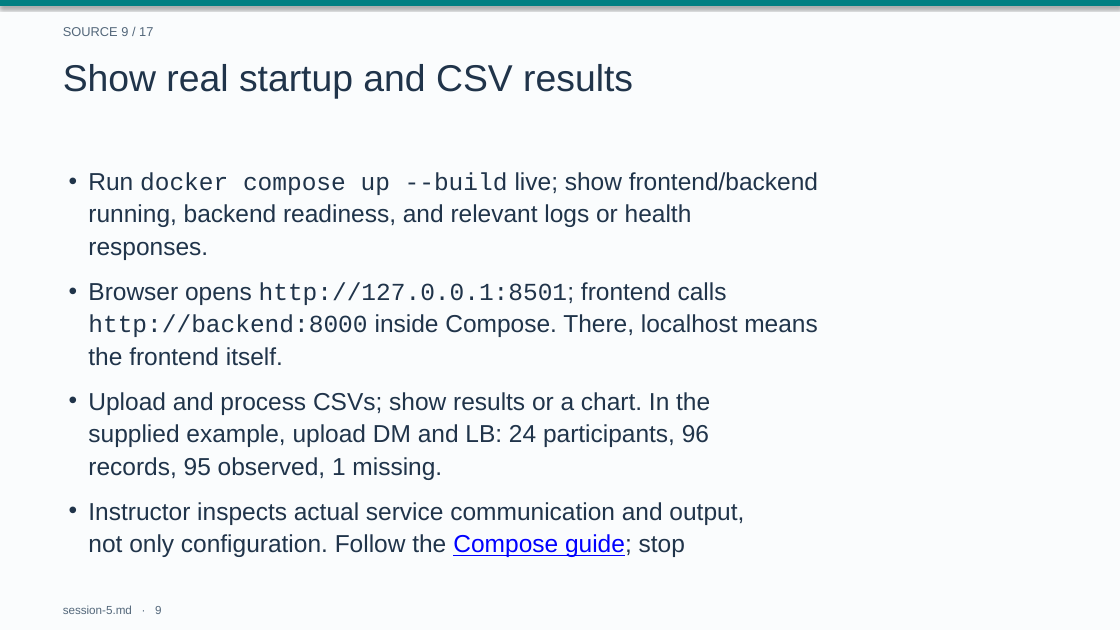
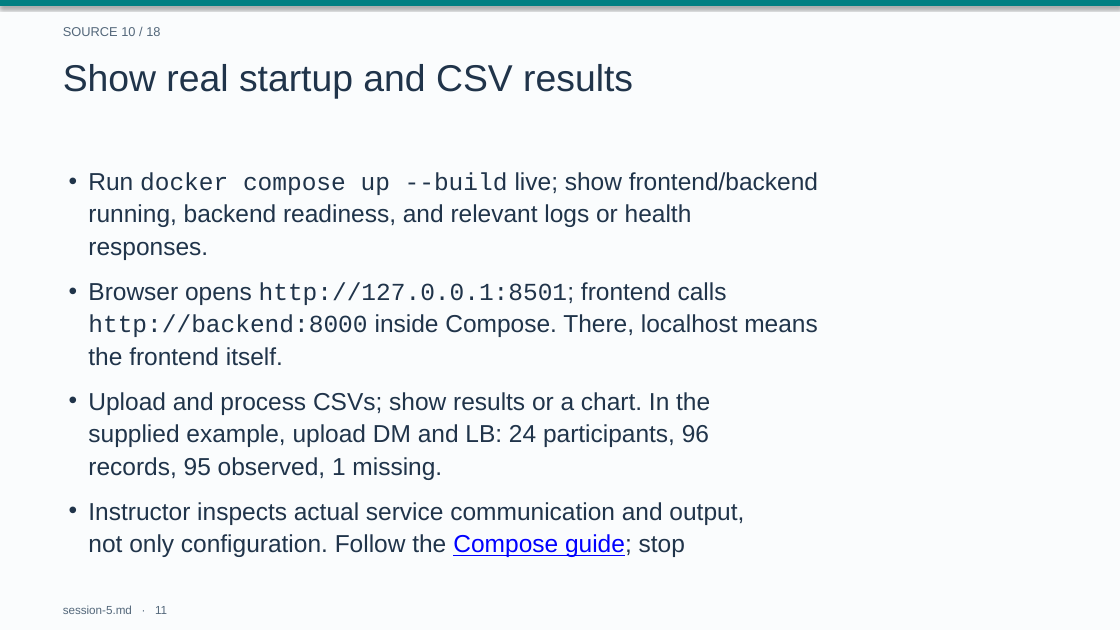
Before and after one commit to drweihungpan-lab/3R-teaching, a slide deck: slide 11 of materials/slides/session-5.pptx (slide 9 before the commit). Drawn at 1120x630 pixels with LibreOffice and Linux fonts; fonts in the diff are those of the drawing. Boxes give left, top, right and bottom in pixels: in the first picture for what was removed or moved away, otherwise in the second. Text is boxed around its words. In the diff, an @@ line names an element or a change of style, - is before the commit and + after.

```diff
--- a/materials/slides/session-5.pptx
+++ b/materials/slides/session-5.pptx
@@ text at (x1=63, y1=27, x2=160, y2=36): text changed @@
-SOURCE 9 / 17
+SOURCE 10 / 18
@@ text at (x1=63, y1=605, x2=167, y2=614): text changed @@
-session-5.md · 9
+session-5.md · 11
```
Also in this commit, not shown: 18 other slides changed, 2 slides added, 2 other files.
